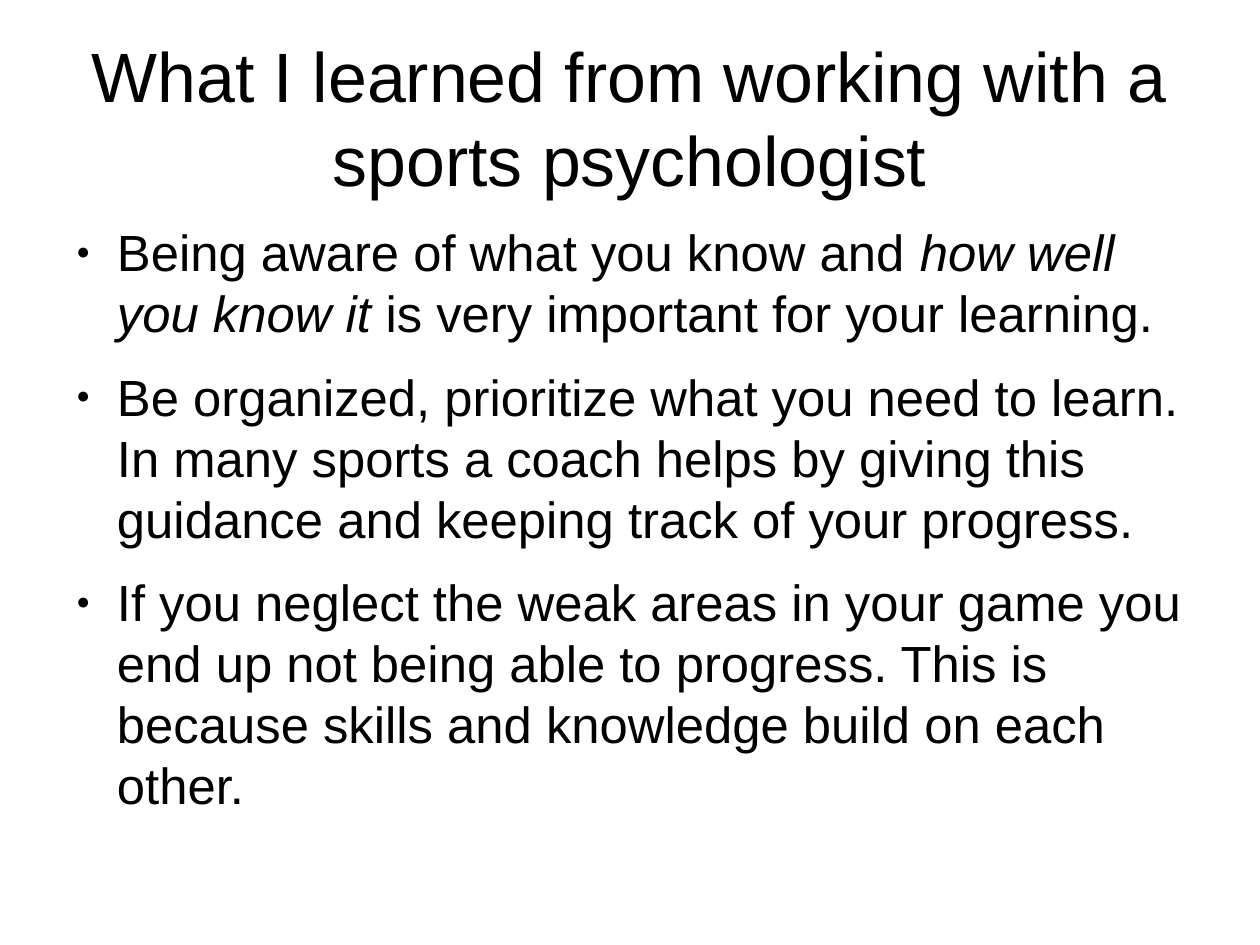
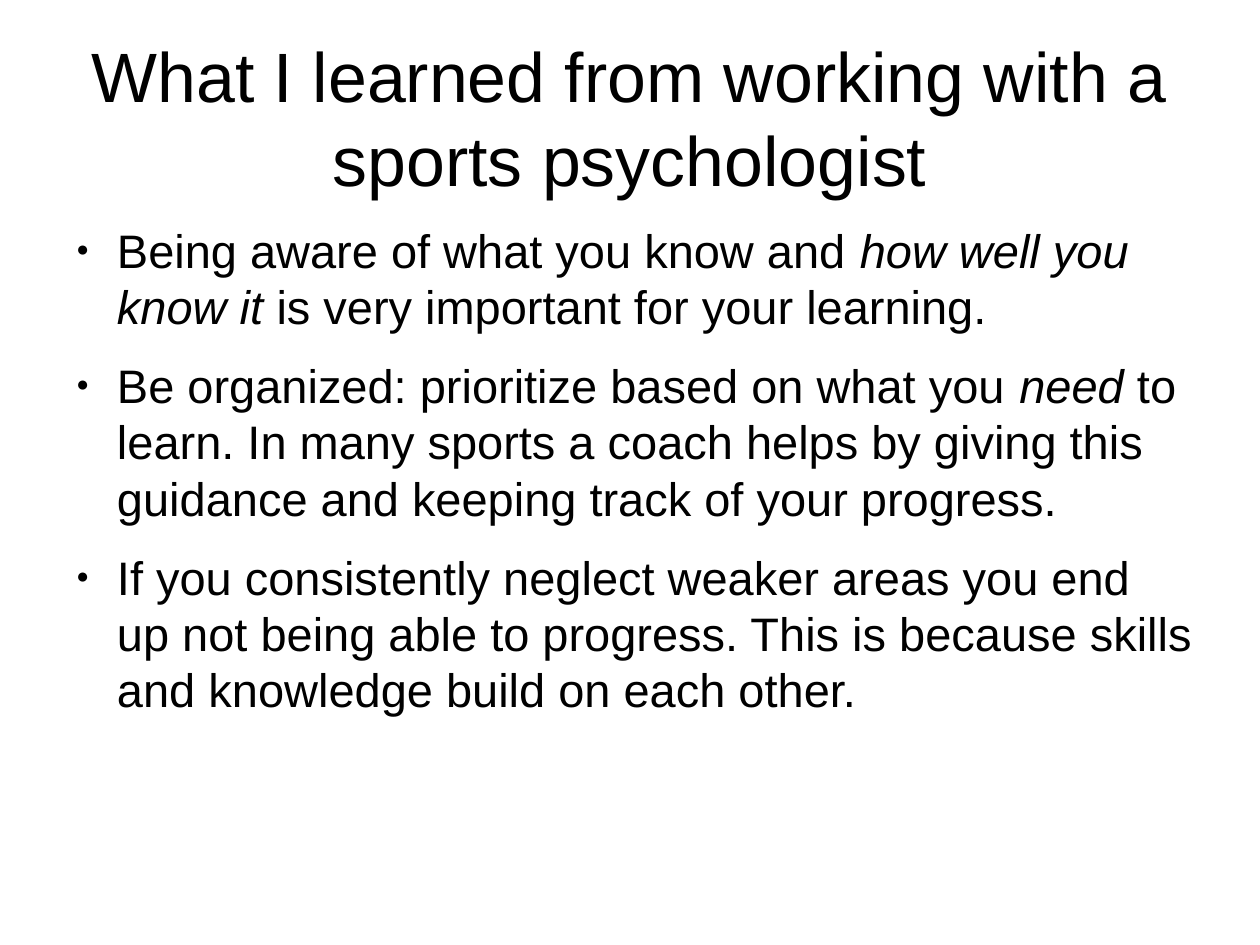
Before and after one commit to shuttle1987/CompCon2016, a slide deck: slide 5 of Slides.odp (slide 4 before the commit). Drawn at 1260x945 pixels with LibreOffice and Linux fonts; fonts in the diff are those of the drawing. Boxes give left, top, right and bottom in pixels: in the first picture for what was removed or moved away, otherwise in the second. Text is boxed around its words. In the diff, an @@ line names an element or a change of style, - is before the commit and + after.

```diff
--- a/Slides.odp
+++ b/Slides.odp
@@ text at box(117, 234, 1129, 333): size 32 to 29.6 pt in "Being aware of what you know and ..." @@
@@ text at box(117, 369, 1192, 716): text changed; size 32 to 29.6 pt @@
-● Be organized, prioritize what you need to learn. In many sports a coach helps by giving this guidance and keeping track of your progress.
-● If you neglect the weak areas in your game you end up not being able to progress. This is because skills and knowledge build on each other.
+● Be organized: prioritize based on what you need to learn. In many sports a coach helps by giving this guidance and keeping track of your progress.
+● If you consistently neglect weaker areas you end up not being able to progress. This is because skills and knowledge build on each other.
```
Also in this commit, not shown: 10 other slides changed, 5 slides added, 3 slides removed.
